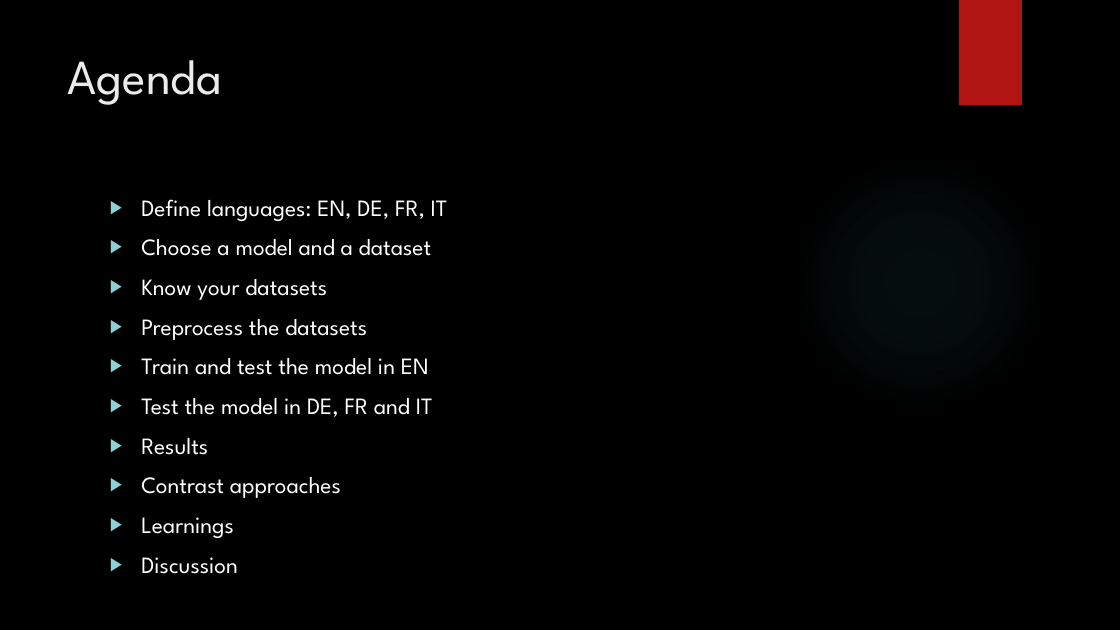
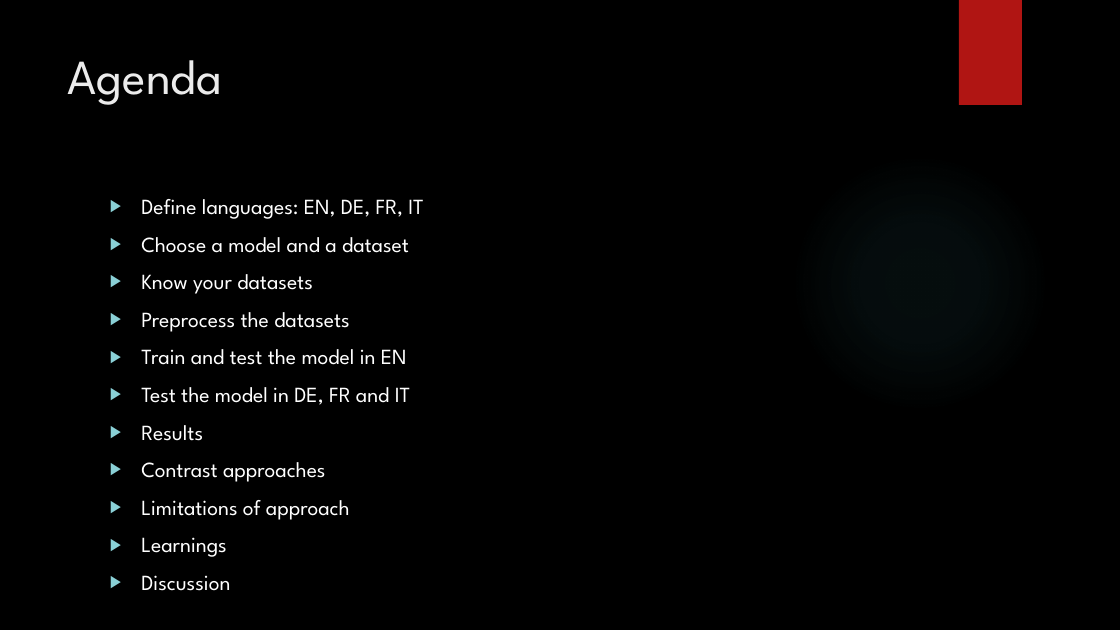
Before and after one commit to Beabir/TaskModule4_MNER, a slide deck: slide 3 of CAS NLP Module 4_jd_bb.pptx. Drawn at 1120x630 pixels with LibreOffice and Linux fonts; fonts in the diff are those of the drawing; background and template pictures are left out. Boxes give left, top, right and bottom in pixels: in the first picture for what was removed or moved away, otherwise in the second. Text is boxed around its words. In the diff, an @@ line names an element or a change of style, - is before the commit and + after.

```diff
--- a/CAS NLP Module 4_jd_bb.pptx
+++ b/CAS NLP Module 4_jd_bb.pptx
@@ text at (141,199,423,557): size 20 to 18.5 pt in "Define languages: EN, DE, FR, IT", "Choose a model and a dataset", "Know your datasets", "Preprocess the datasets" and 6 more places @@
@@ text at (141,500,350,520): paragraph added @@
+▶ Limitations of approach
```
Also in this commit, not shown: 9 other slides changed, 2 slides added, 1 other file.
